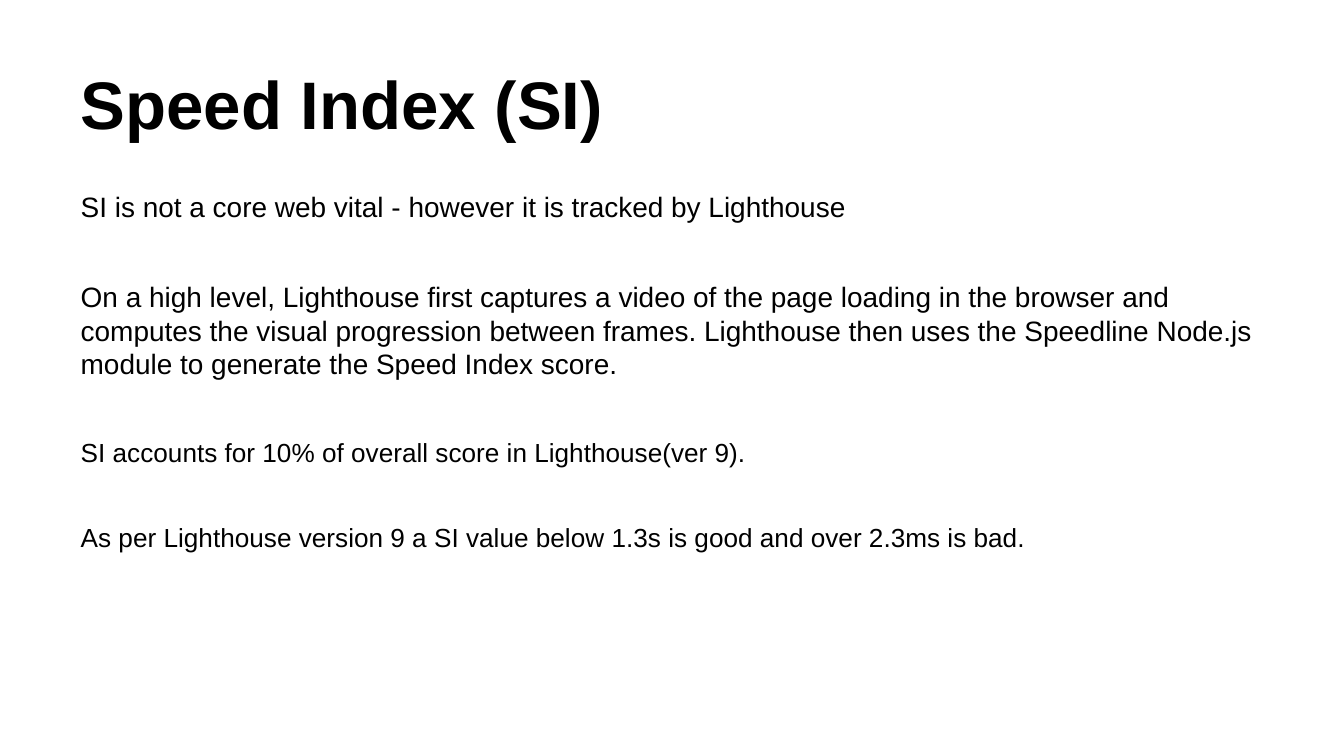
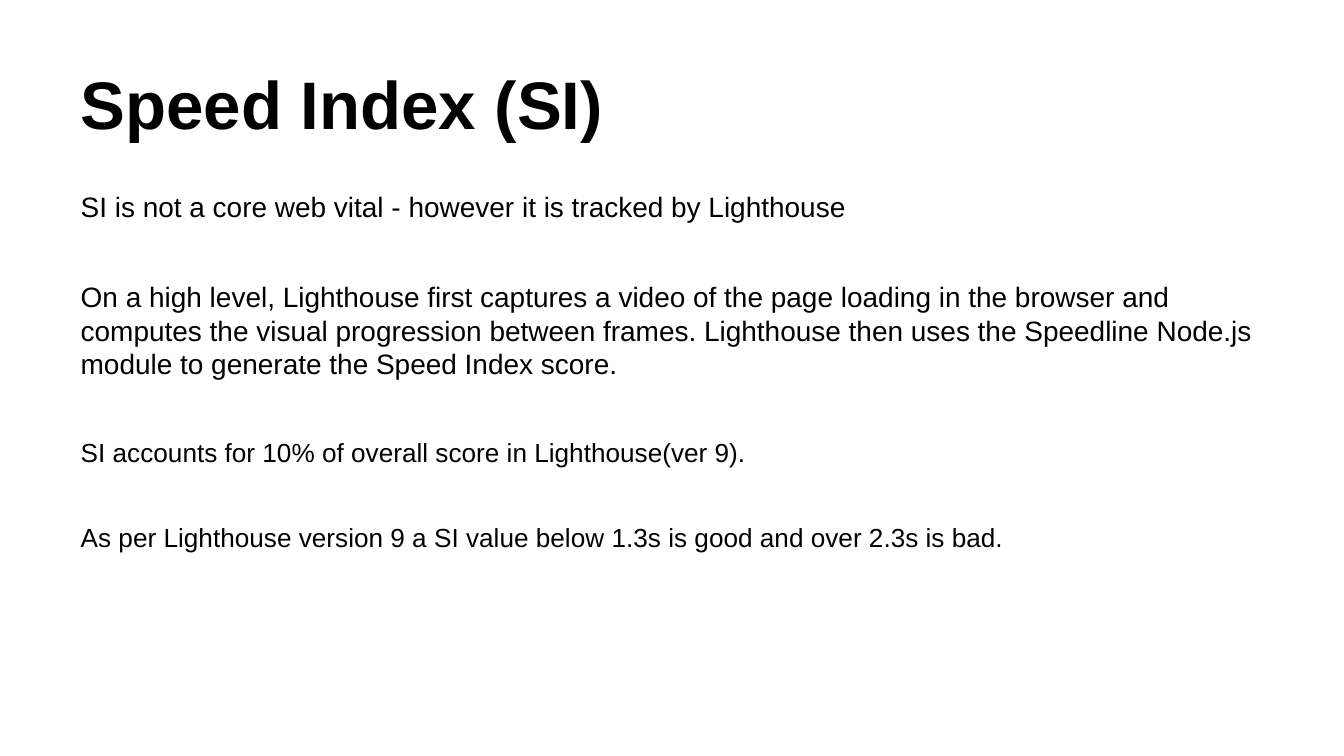
Before and after one commit to pratheeshrussell/webvitals-testing, a slide deck: slide 20 of WebVital.pptx (slide 18 before the commit). Drawn at 1344x756 pixels with LibreOffice and Linux fonts; fonts in the diff are those of the drawing. Boxes give left, top, right and bottom in pixels: in the first picture for what was removed or moved away, otherwise in the second. Text is boxed around its words. In the diff, an @@ line names an element or a change of style, - is before the commit and + after.

```diff
--- a/WebVital.pptx
+++ b/WebVital.pptx
@@ text at (81,528,1003,553): text changed @@
-As per Lighthouse version 9 a SI value below 1.3s is good and over 2.3ms is bad.
+As per Lighthouse version 9 a SI value below 1.3s is good and over 2.3s is bad.
```
Also in this commit, not shown: 5 other slides changed, 2 slides added.
